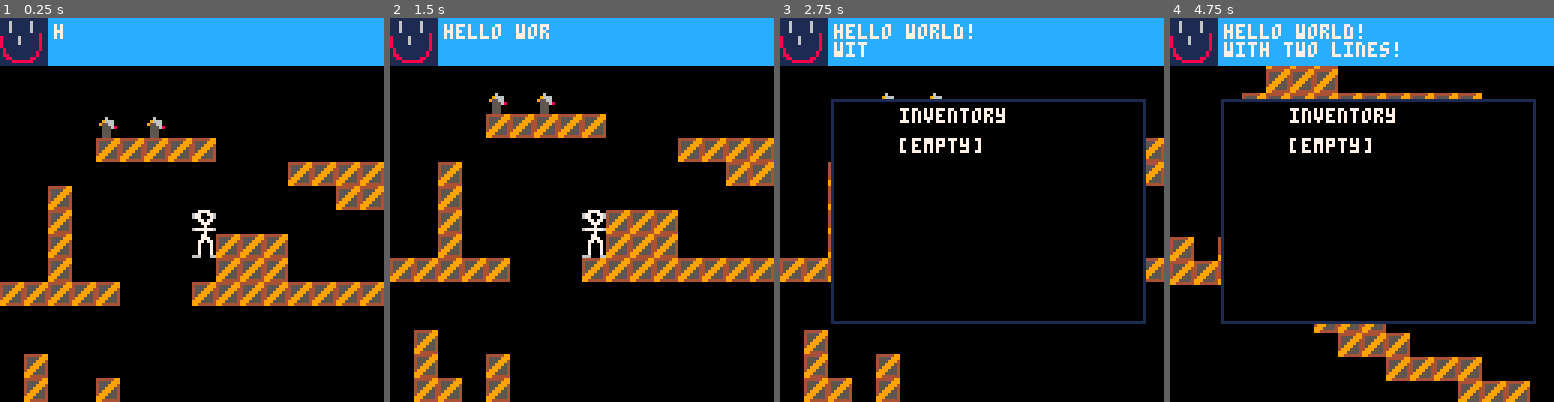
Above: before the commit, frames 1-4 (left to right).
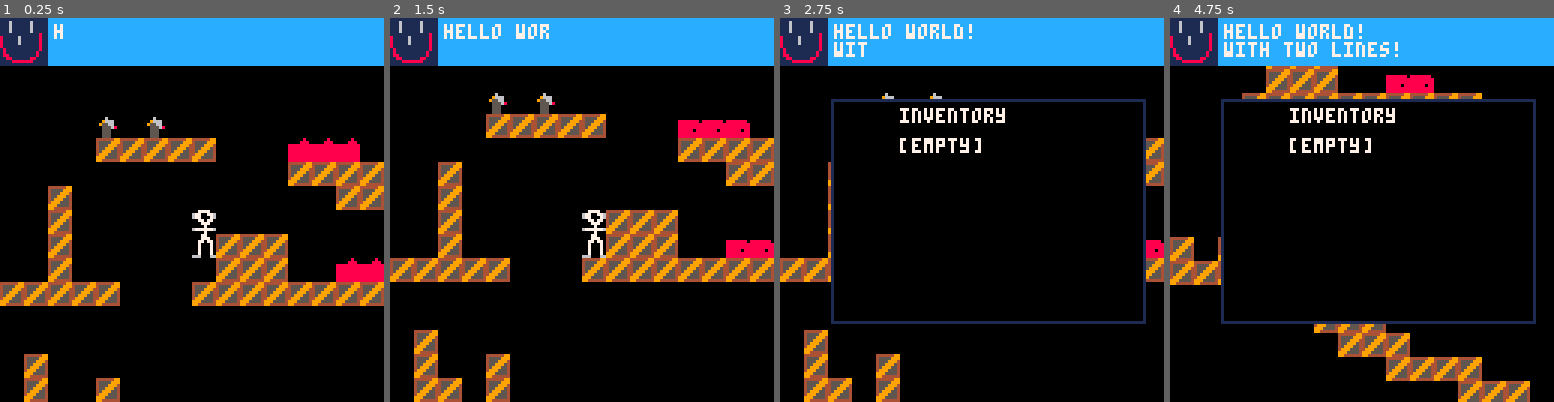
Above: after the commit, the same moments.

Repository: nsatragno/pico8-carts
Game: PICO-8 cartridge space_kludge/space_kludge.p8
Two runs of this game, one before a commit and one after it. Both use one fixed random seed, a clock stepped at 60 frames per second and the inputs below.
Inputs:
- Up to frame 1 (0.25 s): no input
- Up to frame 2 (1.5 s): tap X (X key) at 0.33, 1.07 s; tap O (Z key) at 0.7 s
- Up to frame 3 (2.75 s): hold Right 1.6-2.1 s; tap O (Z key) at 1.7, 2.1, 2.5 s; tap X (X key) at 1.85 s; hold Up 2.15-2.42 s; hold Right from 2.47 s (still down)
- Up to frame 4 (4.75 s): tap O (Z key) every 0.4 s from 2.9 to 4.5 s; tap X (X key) at 2.97, 4.08 s; release Right at 3.03 s; hold Left 3.08-3.58 s; hold Down 3.63-3.97 s; hold Right 4.02-4.68 s; hold Up from 4.73 s (still down)

The runs differ from the first frame. In frame 1, 1.6% of the frame differs, in the area x 75-100%, y 31-69%; in frame 2, 1.4%; in frame 3, 0.2%; in frame 4, 0.6%.

Commit message:
[kludge] Program fire extinguisher and fire

Diff:
--- a/space_kludge/space_kludge.p8
+++ b/space_kludge/space_kludge.p8
@@ -3,6 +3,11 @@
 __lua__
 -- space kludge
 -- by kat and nina
+
+function colliding(point, rect)
+  return point.x >= rect.x and point.x <= rect.x + 8 and
+         point.y >= rect.y and point.y <= rect.y + 8
+end  -- colliding
 
 function create_player()
   return {
@@ -172,7 +177,6 @@
   return {
     name = "fire extinguisher",
     use = function()
-      printh("use fire e")
       local x_offset = 0
       if g_player.facing == 1 then
         x_offset = 8
@@ -198,6 +202,15 @@
           end
           self.x += self.dx
           self.y += self.dy
+
+          for actor in all(g_actors) do
+            if actor.name == "fire" then
+              if colliding(self, actor) then
+                actor:take_damage(1)
+                return true
+              end
+            end
+          end
         end,  -- extinguisher_particle:update
 
         draw = function(self)
@@ -208,6 +221,52 @@
   }
 end  -- create_extinguisher
 
+function create_enemy(x, y, name, hp)
+  return {
+    x = x,
+    y = y,
+    dx = 0,
+    dy = 0,
+    name = name,
+    hp = hp,
+
+    update = function(self)
+      if self.hp <= 0 then
+        return true
+      end
+
+      self.x += self.dx
+      self.y += self.dy
+
+      -- todo hurt player
+    end,  -- enemy:update()
+
+    take_damage = function(self, damage)
+      self.hp -= damage
+    end,  -- enemy:take_damage
+  }
+end  -- create_enemy
+
+function create_fire(x, y)
+  local fire = create_enemy(x, y, "fire", 12)
+
+  fire.draw = function(self)
+    local sprite
+    if self.hp > 8 then
+      sprite = 108
+    elseif self.hp > 4 then
+      sprite = 109
+    else
+      sprite = 110
+    end
+    if flr(time() * 10) % 2 == 0 then
+      sprite += 16
+    end
+    spr(sprite, self.x, self.y)
+  end  -- fire:draw
+  return fire
+end  -- create_fire
+
 function _init()
   g_player = create_player()
   g_actors = { g_player }
@@ -217,9 +276,12 @@
       map(0, 0, 0, 0, 128, 64)
     end,  -- map:draw
 
+    get_sprite = function(self, x, y)
+      return mget(x \ 8, y \ 8)
+    end,  -- map:get_sprite
+
     is_solid = function(self, x, y)
-      local sprite = mget(x \ 8, y \ 8)
-      return fget(sprite, 0)
+      return fget(self:get_sprite(x, y), 0)
     end,  -- map:is_solid
 
     clamp = function(self, x, y)
@@ -227,7 +289,7 @@
     end,  -- map:coordinates_for
 
     get_item = function(self, x, y)
-      local sprite = mget(x \ 8, y \ 8)
+      local sprite = self:get_sprite(x, y)
       if not fget(sprite, 1) then
         return nil
       end
@@ -276,6 +338,16 @@
       sprite = 34,
     },
   }))
+
+  for i = 0, 127 do
+    for j = 0, 63 do
+      local sprite = mget(i, j)
+      if sprite == 108 then
+        mset(i, j, 0)
+        add(g_actors, create_fire(i * 8, j *  8))
+      end
+    end
+  end
 end  -- _init()
 
 function _update60()
@@ -349,20 +421,20 @@
 00000000000000000000000000000000000000000000000000000000000000000000000000000000000000000000000000000000000000000000000000000000
 00000000000000000000000000000000000000000000000000000000000000000000000000000000000000000000000000000000000000000000000000000000
 00000000000000000000000000000000000000000000000000000000000000000000000000000000000000000000000000000000000000000000000000000000
-00000000000000000000000000000000000000000000000000000000000000000000000000000000000000000000000000000000000000000000000000000000
-00000000000000000000000000000000000000000000000000000000000000000000000000000000000000000000000000000000000000000000000000000000
-00000000000000000000000000000000000000000000000000000000000000000000000000000000000000000000000000000000000000000000000000000000
-00000000000000000000000000000000000000000000000000000000000000000000000000000000000000000000000000000000000000000000000000000000
-00000000000000000000000000000000000000000000000000000000000000000000000000000000000000000000000000000000000000000000000000000000
-00000000000000000000000000000000000000000000000000000000000000000000000000000000000000000000000000000000000000000000000000000000
-00000000000000000000000000000000000000000000000000000000000000000000000000000000000000000000000000000000000000000000000000000000
-00000000000000000000000000000000000000000000000000000000000000000000000000000000000000000000000000000000000000000000000000060000
-00000000000000000000000000000000000000000000000000000000000000000000000000000000000000000000000000000000000000000000000000966600
-00000000000000000000000000000000000000000000000000000000000000000000000000000000000000000000000000000000000000000000000009556600
-00000000000000000000000000000000000000000000000000000000000000000000000000000000000000000000000000000000000000000000000000555680
-00000000000000000000000000000000000000000000000000000000000000000000000000000000000000000000000000000000000000000000000000555000
-00000000000000000000000000000000000000000000000000000000000000000000000000000000000000000000000000000000000000000000000000555000
-00000000000000000000000000000000000000000000000000000000000000000000000000000000000000000000000000000000000000000000000000555000
+00000000000000000000000000000000000000000000000000000000000000000000000000000000000000000000000088888880000000000000000000000000
+00000000000000000000000000000000000000000000000000000000000000000000000000000000000000000000000088888888000000000000000000000000
+00000000000000000000000000000000000000000000000000000000000000000000000000000000000000000000000088888888888000000000000000000000
+00000000000000000000000000000000000000000000000000000000000000000000000000000000000000000000000088888088888888880000000000000000
+00000000000000000000000000000000000000000000000000000000000000000000000000000000000000000000000088888888888888880088000000000000
+00000000000000000000000000000000000000000000000000000000000000000000000000000000000000000000000088888888888888888888888800000000
+00000000000000000000000000000000000000000000000000000000000000000000000000000000000000000000000000000800000000000000000000000000
+00000000000000000000000000000000000000000000000000000000000000000000000000000000000000000000000000008880000000000000000000060000
+00000000000000000000000000000000000000000000000000000000000000000000000000000000000000000000000088888888000000000000000000966600
+00000000000000000000000000000000000000000000000000000000000000000000000000000000000000000000000088888888000000000000000009556600
+00000000000000000000000000000000000000000000000000000000000000000000000000000000000000000000000088888888888888000000000000555680
+00000000000000000000000000000000000000000000000000000000000000000000000000000000000000000000000088888888888888880000000000555000
+00000000000000000000000000000000000000000000000000000000000000000000000000000000000000000000000088888888888888880000000000555000
+00000000000000000000000000000000000000000000000000000000000000000000000000000000000000000000000088888888888888888888888800555000
 __gff__
 0001000000000000000000000000000000000000000000000000000000000000000000000000000000000000000000000000000000000000000000000000000000000000000000000000000000000000000000000000000000000000000000000000000000000000000000000000000000000000000000000000000000000002
 0000000000000000000000000000000000000000000000000000000000000000000000000000000000000000000000000000000000000000000000000000000000000000000000000000000000000000000000000000000000000000000000000000000000000000000000000000000000000000000000000000000000000000
@@ -376,12 +448,12 @@
 0000000000000000000000000000000000000101010100000000000000000000000000000000000000000000000000000000000000000000000000000000000000000000000000000000000000000000000000000000000000000000000000000000000000000000000000000000000000000000000000000000000000000000
 0000000000000000000000000000000000000000000000000000000000000000000000000000000000000000000000000000000000000000000000000000000000000000000000000000000000000000000000000000000000000000000000000000000000000000000000000000000000000000000000000000000000000000
 000000007f007f00000000000000000000000000000000000000000000000000000000000000000000000000000000000000000000000000000000000000000000000000000000000000000000000000000000000000000000000000000000000000000000000000000000000000000000000000000000000000000000000000
-0000000001010101010000000000000000000000000000010101010000000000000000000000000000000000000000000000000000000000000000000000000000000000000000000000000000000000000000000000000000000000000000000000000000000000000000000000000000000000000000000000000000000000
+0000000001010101010000006c6c6c0000000000000000010101010000000000000000000000000000000000000000000000000000000000000000000000000000000000000000000000000000000000000000000000000000000000000000000000000000000000000000000000000000000000000000000000000000000000
 0000000000000000000000000101010100000000000000000000000000000000000000000000000000000000000000000000000000000000000000000000000000000000000000000000000000000000000000000000000000000000000000000000000000000000000000000000000000000000000000000000000000000000
 0000010000000000000000000000010100000000000000000000000000000000000000000000000000000000000000000000000000000000000000000000000000000000000000000000000000000000000000000000000000000000000000000000000000000000000000000000000000000000000000000000000000000000
 0000010000000000000000000000000000000000000000000000000001010100000000000000000000000000000000000000000000000000000000000000000000000000000000000000000000000000000000000000000000000000000000000000000000000000000000000000000000000000000000000000000000000000
 0000010000000000000101010000000000000000000000000000000000000101000000000000000000000000000000000000000000000000000000000000000000000000000000000000000000000000000000000000000000000000000000000000000000000000000000000000000000000000000000000000000000000000
-0000010000000000000101010000000000000000000000000000000000000101000000000000000000000000000000000000000000000000000000000000000000000000000000000000000000000000000000000000000000000000000000000000000000000000000000000000000000000000000000000000000000000000
+00000100000000000001010100006c6c00000000000000000000000000000101000000000000000000000000000000000000000000000000000000000000000000000000000000000000000000000000000000000000000000000000000000000000000000000000000000000000000000000000000000000000000000000000
 0101010101000000010101010101010101010000000001010101010101010100000000000000000000000000000000000000000000000000000000000000000000000000000000000000000000000000000000000000000000000000000000000000000000000000000000000000000000000000000000000000000000000000
 0000000000000000000000000000000000000000000000000000000000000000000000000000000000000000000000000000000000000000000000000000000000000000000000000000000000000000000000000000000000000000000000000000000000000000000000000000000000000000000000000000000000000000
 0000000000000000000000000000000000000000000000000000000000000000000000000000000000000000000000000000000000000000000000000000000000000000000000000000000000000000000000000000000000000000000000000000000000000000000000000000000000000000000000000000000000000000
